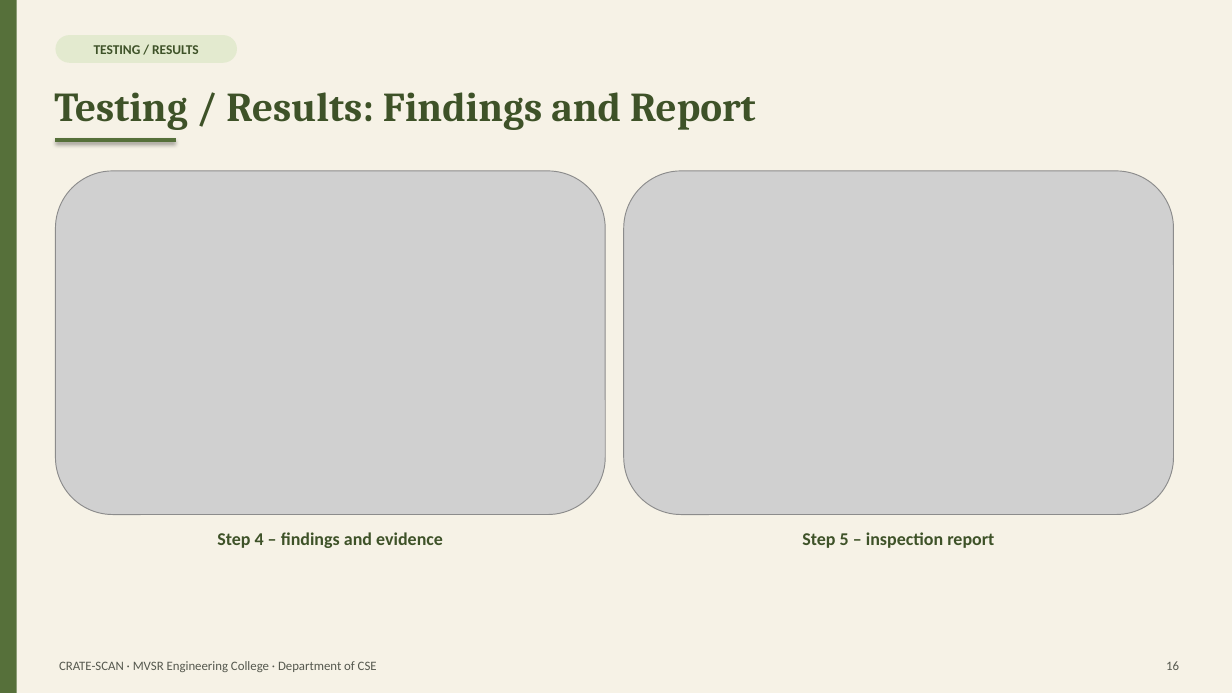
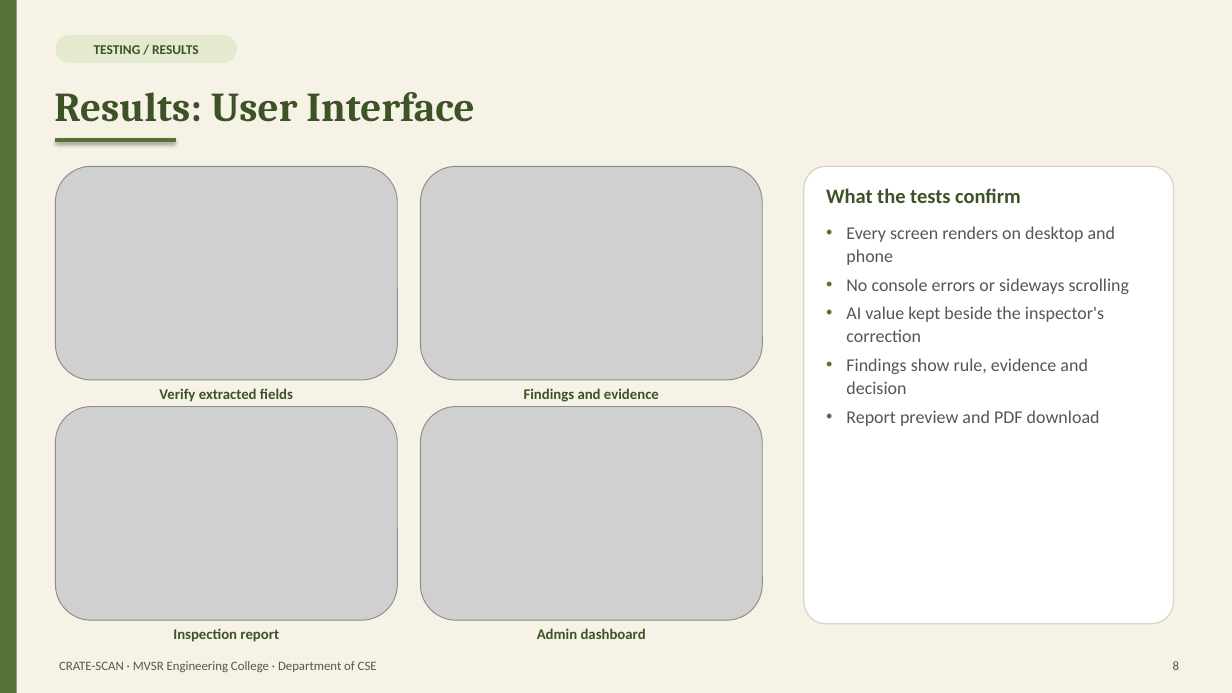
Before and after one commit to DubbakaSathwik/Food_inspection_toolkit, a slide deck: slide 8 of docs/report/CRATE-SCAN_Presentation.pptx (slide 16 before the commit). Drawn at 1232x693 pixels with LibreOffice and Linux fonts; fonts in the diff are those of the drawing; grey boxes stand for pictures. Boxes give left, top, right and bottom in pixels: in the first picture for what was removed or moved away, otherwise in the second. Text is boxed around its words. In the diff, an @@ line names an element or a change of style, - is before the commit and + after.

```diff
--- a/docs/report/CRATE-SCAN_Presentation.pptx
+++ b/docs/report/CRATE-SCAN_Presentation.pptx
@@ text at (54, 92, 474, 122): text changed @@
-Testing / Results: Findings and Report
+Results: User Interface
@@ picture added at (55, 166, 397, 380) @@
@@ picture: place and size @@
-picture at (55, 171, 605, 515)
+picture at (421, 166, 762, 380)
@@ rounded rectangle added at (804, 166, 1174, 624), fill #FFFFFF, outline #D8D6C9 1 pt @@
@@ text added at (826, 188, 1021, 203), 16 pt, text #3E5228, bold @@
+What the tests confirm
@@ text added at (846, 226, 1129, 426), 14 pt, text #55584E @@
+• Every screen renders on desktop and phone
+• No console errors or sideways scrolling
+• AI value kept beside the inspector's correction
+• Findings show rule, evidence and decision
+• Report preview and PDF download
@@ text added at (159, 388, 293, 402), 11.5 pt, text #3E5228, bold @@
+Verify extracted fields
@@ text at (524, 388, 659, 402): text changed; size 14 to 11.5 pt @@
-Step 4 – findings and evidence
+Findings and evidence
@@ picture: place and size @@
-picture at (624, 171, 1174, 515)
+picture at (55, 407, 397, 620)
@@ picture added at (421, 407, 762, 620) @@
@@ text at (173, 628, 279, 642): text changed; size 14 to 11.5 pt @@
-Step 5 – inspection report
+Inspection report
@@ text added at (537, 628, 646, 639), 11.5 pt, text #3E5228, bold @@
+Admin dashboard
@@ text at (1173, 661, 1179, 670): text changed @@
-16
+8
```
Also in this commit, not shown: 4 other slides changed, 3 slides added, 18 slides removed, 2 other files.
